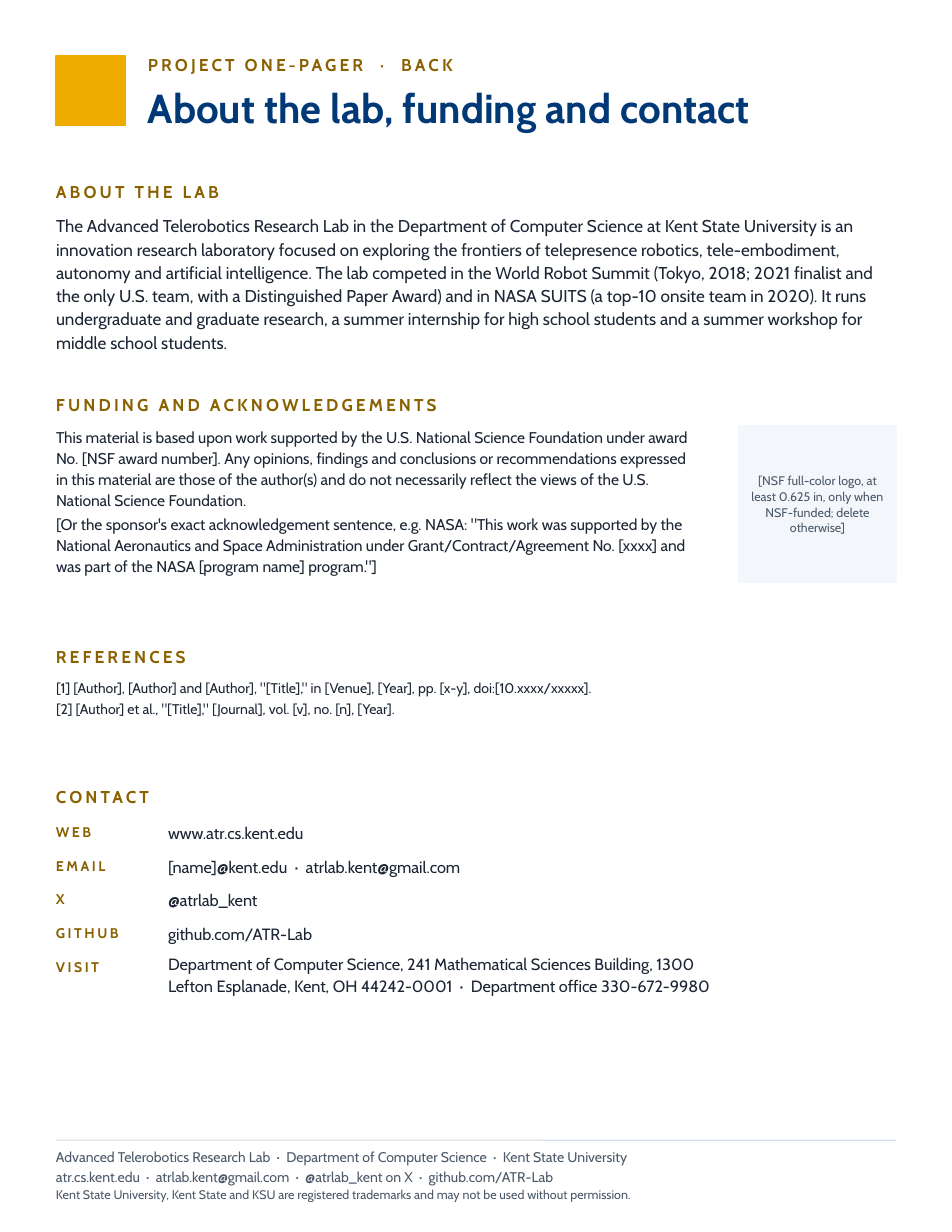
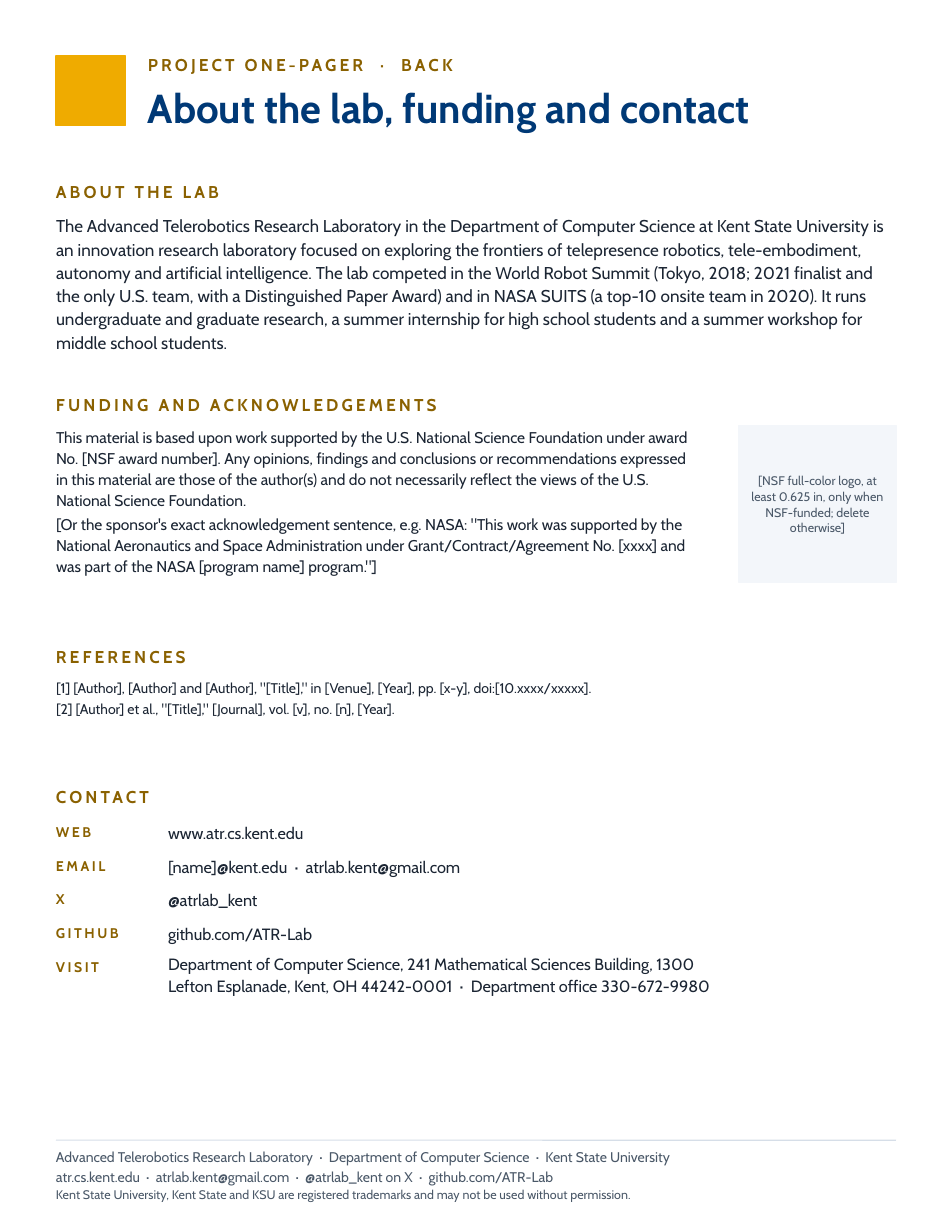
Before and after one commit to ATR-Lab/atr-lab-design-skill, a slide deck: slide 2 of atr-lab-design/assets/templates/ATR-One-Pager-Letter.pptx. Drawn at 952x1232 pixels with LibreOffice and Linux fonts; fonts in the diff are those of the drawing; background and template pictures are left out. Boxes give left, top, right and bottom in pixels: in the first picture for what was removed or moved away, otherwise in the second. Text is boxed around its words. In the diff, an @@ line names an element or a change of style, - is before the commit and + after.

```diff
--- a/atr-lab-design/assets/templates/ATR-One-Pager-Letter.pptx
+++ b/atr-lab-design/assets/templates/ATR-One-Pager-Letter.pptx
@@ text at [56,219,884,349]: text changed @@
-The Advanced Telerobotics Research Lab in the Department of Computer Science at Kent State University is an innovation research laboratory focused on exploring the frontiers of telepresence robotics, tele-embodiment, autonomy and artificial intelligence. The lab competed in the World Robot Summit (Tokyo, 2018; 2021 finalist and the only U.S. team, with a Distinguished Paper Award) and in NASA SUITS (a top-10 onsite team in 2020). It runs undergraduate and graduate research, a summer internship for high school students and a summer workshop for middle school students.
+The Advanced Telerobotics Research Laboratory in the Department of Computer Science at Kent State University is an innovation research laboratory focused on exploring the frontiers of telepresence robotics, tele-embodiment, autonomy and artificial intelligence. The lab competed in the World Robot Summit (Tokyo, 2018; 2021 finalist and the only U.S. team, with a Distinguished Paper Award) and in NASA SUITS (a top-10 onsite team in 2020). It runs undergraduate and graduate research, a summer internship for high school students and a summer workshop for middle school students.
@@ text at [56,1151,670,1166]: text changed @@
-Advanced Telerobotics Research Lab · Department of Computer Science · Kent State University
+Advanced Telerobotics Research Laboratory · Department of Computer Science · Kent State University
```
Also in this commit, not shown: 1 other slide changed, 57 other files.
